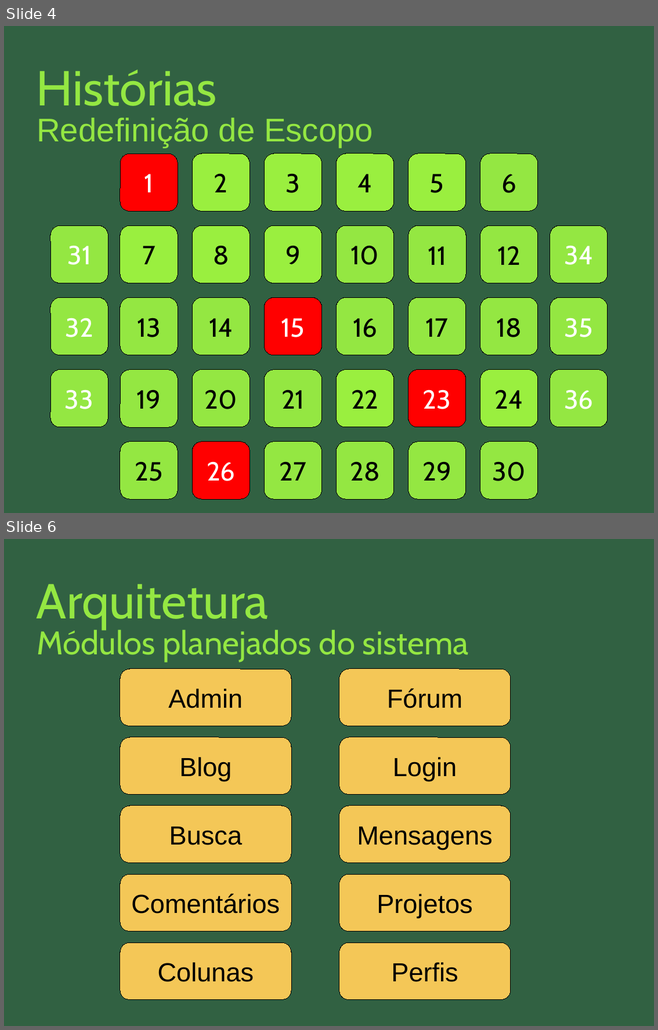
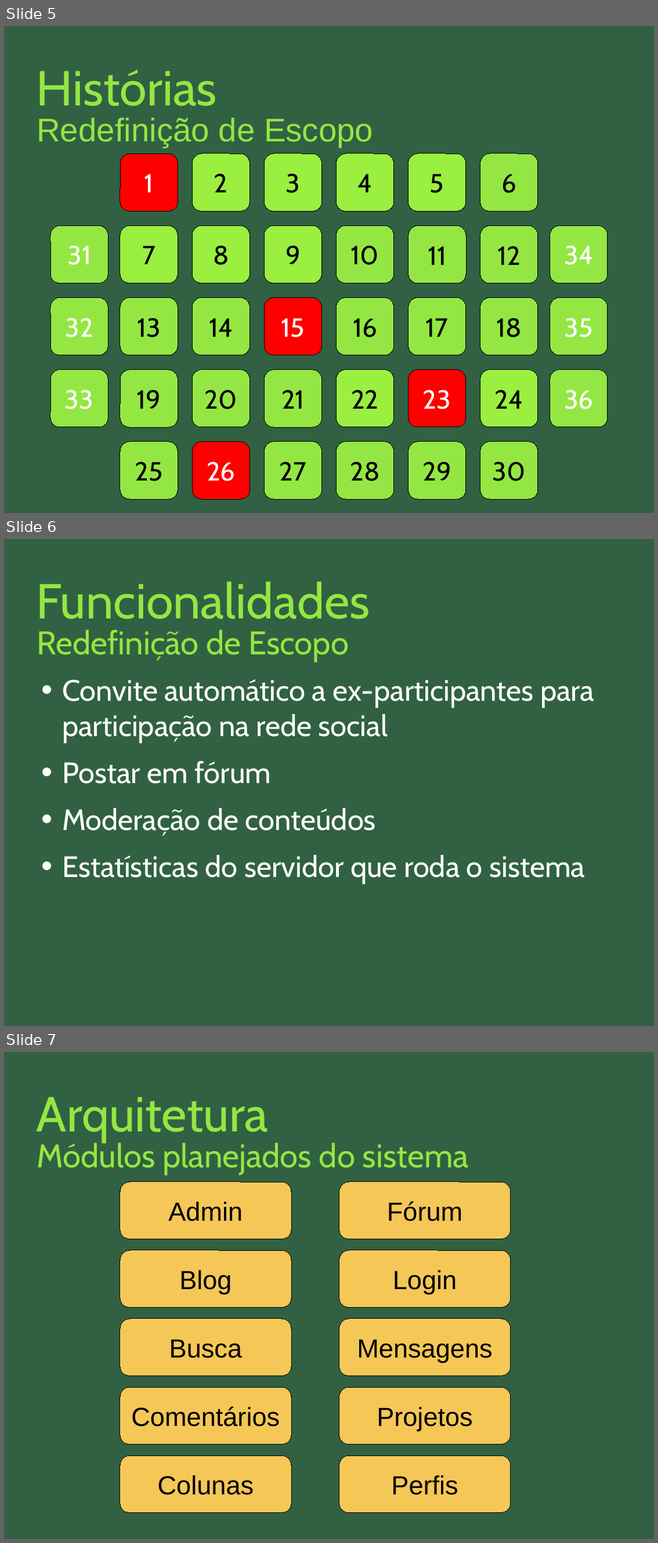
Before and after one commit to nathaliaspatricio/febracev, a slide deck: docs/atividade_6/apresentacao_6.odp. Shown one above the other, each under a label of ours: slides 4 and 6 before the commit, slides 5, 6 and 7 after it; the slides between them are not shown. The pictures are 658x1030 and 658x1543 pixels, drawn with LibreOffice and Linux fonts; fonts in the diff are those of the drawing. Boxes give left, top, right and bottom in pixels: in the first picture for what was removed or moved away, otherwise in the second. Text is boxed around its words. In the diff, an @@ line names an element or a change of style, - is before the commit and + after.

Commit message:
alterações na apresentação de acompanhamento

```diff
--- a/docs/atividade_6/apresentacao_6.odp
+++ b/docs/atividade_6/apresentacao_6.odp
@@ slide 6 added at bbox=[4, 539, 654, 1026], background #316142 @@
@@ title added at bbox=[36, 581, 370, 619], 60 pt, text #94E742 @@
+Funcionalidades
@@ title added at bbox=[36, 629, 349, 662], 40 pt, text #94E742 @@
+Redefinição de Escopo
@@ text added at bbox=[62, 679, 594, 884], 36 pt, text #FFFFFF @@
+• Convite automático a ex-participantes para participação na rede social
+• Postar em fórum
+• Moderação de conteúdos
+• Estatísticas do servidor que roda o sistema
@@ what was slide 4 is now slide 5 @@
@@ what was slide 6 is now slide 7 @@
```
Also in this commit, not shown: 3 other files.
